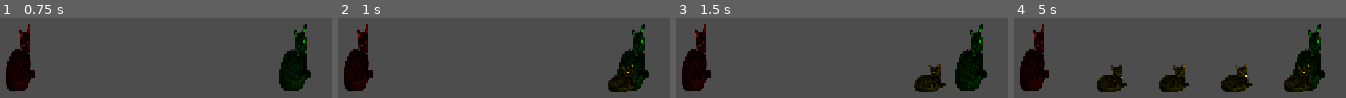
Above: before the commit, frames 1-4 (left to right).
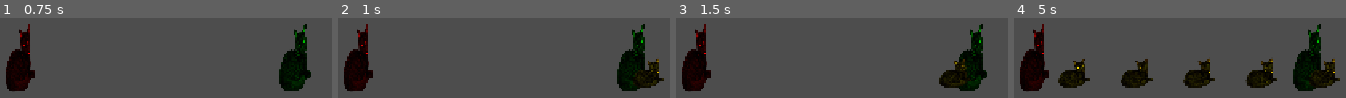
Above: after the commit, the same moments.

Repository: CAHSI-Game-Studios/CGS-project
Game: Godot game, scene res://games/gameB/scenes/GameBScene.tscn
Same seed, same stepped clock (60 frames per second), same inputs: the game is played once before the commit and once after it. This scene is started directly instead of the project's main scene.
Inputs (mouse positions are in pixels of both pictures, inside the frame that each line leads up to):
- Up to frame 1 (0.75 s): tap Enter at 0.5 s; move the mouse to (outside the picture) at 0.52 s; hold D (move_right) from 0.53 s (still down); hold T (open_terminal) from 0.53 s (still down); click (outside the picture) at 0.67 s
- Up to frame 2 (1 s): keep holding D (move_right); keep holding T (open_terminal)
- Up to frame 3 (1.5 s): move the mouse to (outside the picture) at 1.27 s; release D (move_right) at 1.28 s; release T (open_terminal) at 1.28 s; hold S (move_down) from 1.28 s (still down); tap T (open_terminal) at 1.35 s
- Up to frame 4 (5 s): move the mouse to (1279, 94) at 2.02 s; release S (move_down) at 2.03 s; hold D (move_right) 2.03-2.78 s; hold T (open_terminal) 2.03-2.78 s; move the mouse to (outside the picture) at 2.77 s; hold W (move_up) 2.78-3.53 s; tap T (open_terminal) at 2.85, 4.35 s; click (outside the picture) at 2.92 s; move the mouse to (outside the picture) at 3.52 s; hold T (open_terminal) 3.53-4.28 s; hold A (move_left) from 3.53 s (still down); move the mouse to (outside the picture) at 4.27 s

Frame 1 is identical in both runs. In frame 2, 2.4% of the frame differs, in the area x 81-99%, y 51-93%; in frame 3, 3.1%; in frame 4, 16%, in the area x 13-99%, y 51-93%.

Commit message:
Update game_b_scene.gd

Diff:
--- a/src/games/gameB/scripts/game_b_scene.gd
+++ b/src/games/gameB/scripts/game_b_scene.gd
@@ -65,6 +65,6 @@
 func _on_spawn_timer_timeout() -> void:
 	if minigame_timer.time_left > 0:
 		var note_instance = note.instantiate()
-		note_instance.position = note_spawner.position
+		add_child(note_instance)
+		note_instance.global_position = note_spawner.global_position
 		note_instance.velocity = note_speed
-		get_tree().current_scene.add_child(note_instance)
